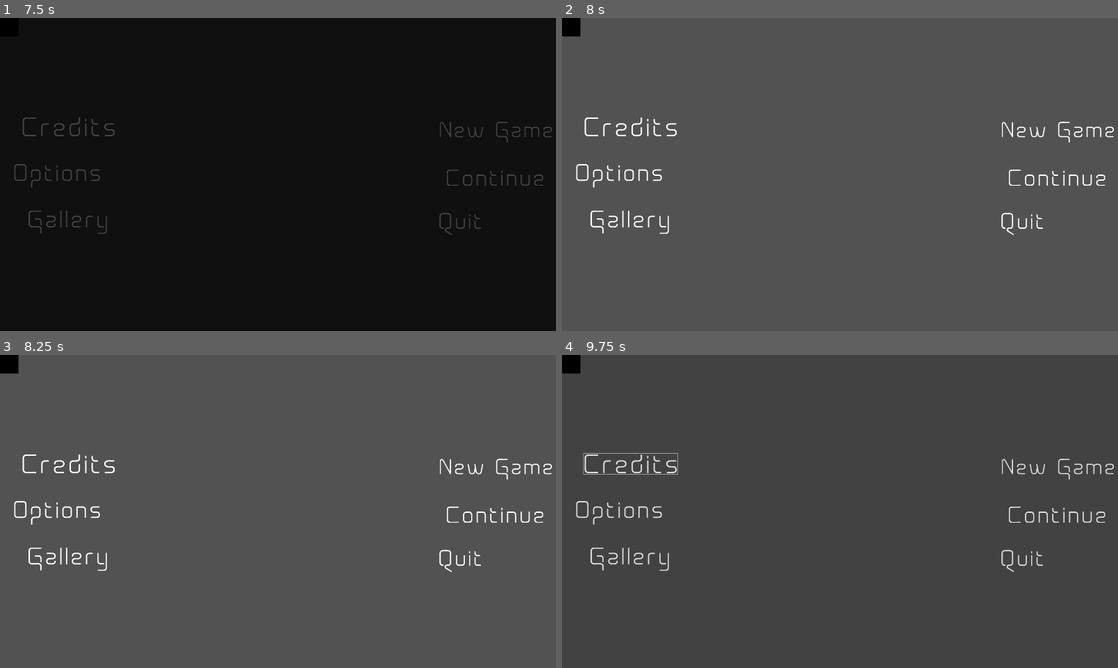
Above: before the commit, frames 1-4 (two rows, left to right).
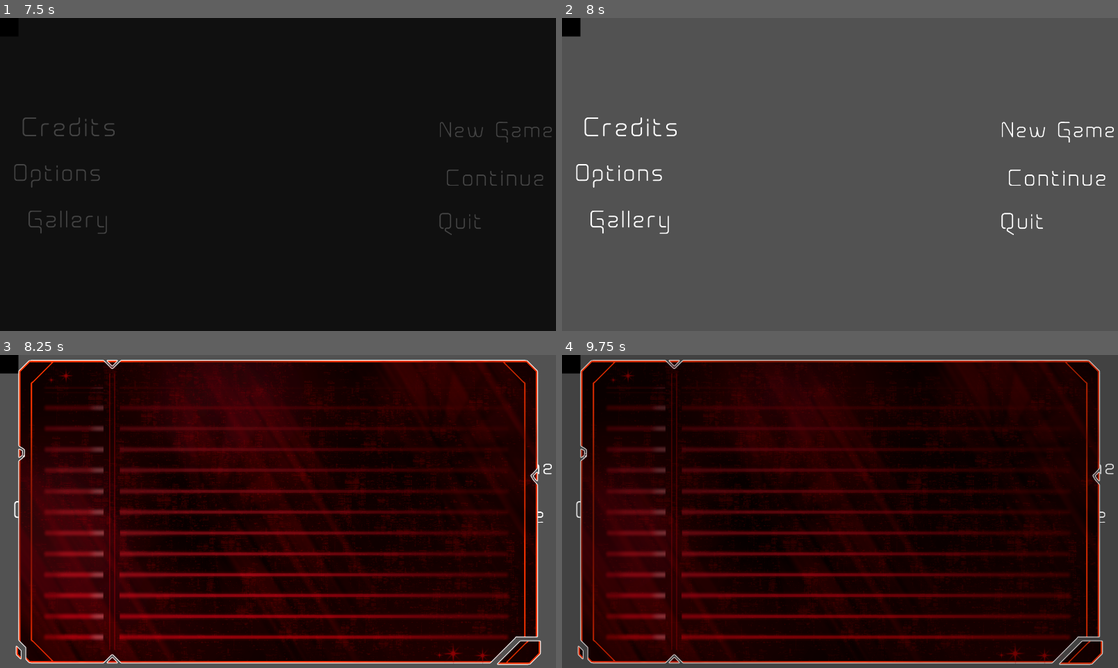
Above: after the commit, the same moments.

Repository: TomkoSK/Layers
Game: Godot game, scene res://TestScenes/Test1.tscn
Two runs of this game, one before a commit and one after it. Both use one fixed random seed, a clock stepped at 60 frames per second and the inputs below. This scene is started directly instead of the project's main scene. Video files are missing from this copy of the repository; at most half a second of black plays in their place. Sound files missing from this copy of the repository are replaced by a short silence.
Inputs (mouse positions are in pixels of both pictures, inside the frame that each line leads up to):
- Up to frame 1 (7.5 s): click (494, 130) at 0.5 s; click (494, 130) at 1.25 s; click (494, 177) at 2 s; click (494, 177) at 2.75 s; click (72, 221) at 3.5 s; click (55, 174) at 4.25 s; click (300, 174) at 5.02 s; click "Windowed" at 5.75 s; click "Back" at 6.5 s; click (300, 174) at 7.25 s
- Up to frame 2 (8 s): no input
- Up to frame 3 (8.25 s): hold Up (ui_up) from 8.03 s (still down)
- Up to frame 4 (9.75 s): tap Enter at 8.75 s; release Up (ui_up) at 9.5 s; click (628, 464) at 9.5 s

Frames 1-2 are identical in both runs. In frame 3, 91% of the frame differs, in the area x 2-98%, y 1-100%; in frame 4, 91%.

Commit message:
Fixed backlog issues, backlog is now complete except for scrolling

Diff:
--- a/Scripts/Backlog.gd
+++ b/Scripts/Backlog.gd
@@ -7,9 +7,6 @@
 #Array of text and names for each line, the backlog has 12 lines so the array has 12 elements
 var names = ["", "", "", "", "", "", "", "", "", "", "", ""]
 var textLines = ["", "", "", "", "", "", "", "", "", "", "", ""]
-#Just used when resetting the names and textLines arrays back to their empty state in updateArrays()
-var namesReset = ["", "", "", "", "", "", "", "", "", "", "", ""]
-var textLinesReset = ["", "", "", "", "", "", "", "", "", "", "", ""]
 
 func _ready():
 	self.hide()
@@ -25,24 +22,39 @@
 		$CharacterNames.text += names[i]+"\n"
 
 func updateArrays():#Updates the text in names and textLines based on whatever is in the formattedText
+	var previousName = ""
 	var textArray#NOTE: put comments here explaining whats happening
-	textLines = textLinesReset
-	names = namesReset
+	for i in range(12):
+		names[i] = ""
+		textLines[i] = ""
 	if(len(formattedText) > 12):
-		textArray = formattedText.slice(-12, -1)
+		textArray = formattedText.slice(-12)
 	else:
 		textArray = formattedText
 	for i in range(len(textArray)):
 		if(len(textArray[i]) > 1):
-			names[i] = textArray[i][0]
 			textLines[i] = textArray[i][1]
+			if(previousName == textArray[i][0]):
+				pass
+			else:
+				previousName = textArray[i][0]
+				names[i] = textArray[i][0]
 		else:
 			textLines[i] = textArray[i][0]
 	refreshText()
 
+func removeNewlines(text):
+	while(text.find("\n") != -1):#Keeps looping until it can't find any more \n characters
+		text = text.substr(0, text.find("\n"))+" "+text.substr(text.find("\n")+1)#Makes the string a substring of itself with every character except the \n
+		#The space is added where the \n used to be
+		#because without the newline, there needs to be something between the words (there is no space between the words)
+		#idk how to explain it well just please dont remove the space :3
+	return text
+
 func addText(text):#textlines with the character name and the text will be passed to this function, in a format of ["CharacterName", "text"]
 	var charName = text[0]
 	#All of this is stolen from the textbox script and changed a bit :3, it breaks down the text into individual lines
+	text[1] = removeNewlines(text[1])
 	var textArray = text[1].split(" ")#Splits the text into individual words
 	var textLineArray = []#Array of the text split into individual lines
 	var index = 0
@@ -62,5 +74,11 @@
 	formattedText.append([charName, textLineArray[0]])
 	if(len(textLineArray) > 1):
 		for i in range(1, len(textLineArray)):
-			formattedText.append(textLineArray[i])
+			formattedText.append([textLineArray[i]])
 	updateArrays()
+
+func _input(event):
+	if(event.is_action("ui_up")):
+		self.show()
+	if(event.is_action("ui_down")):
+		self.hide()
